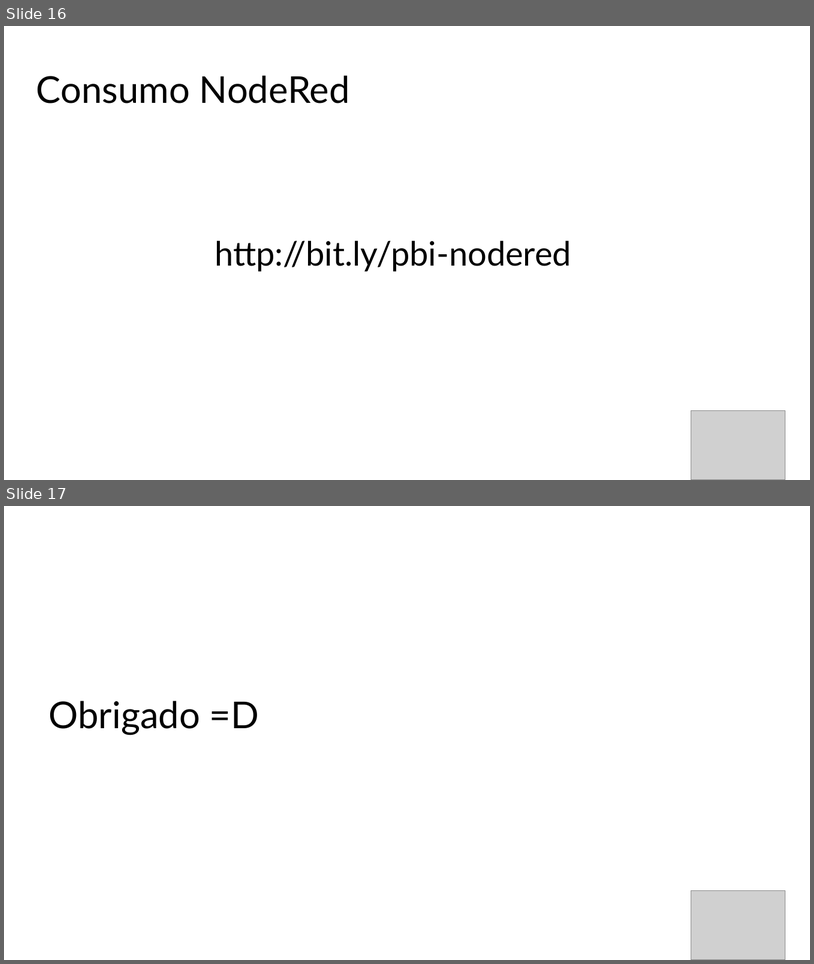
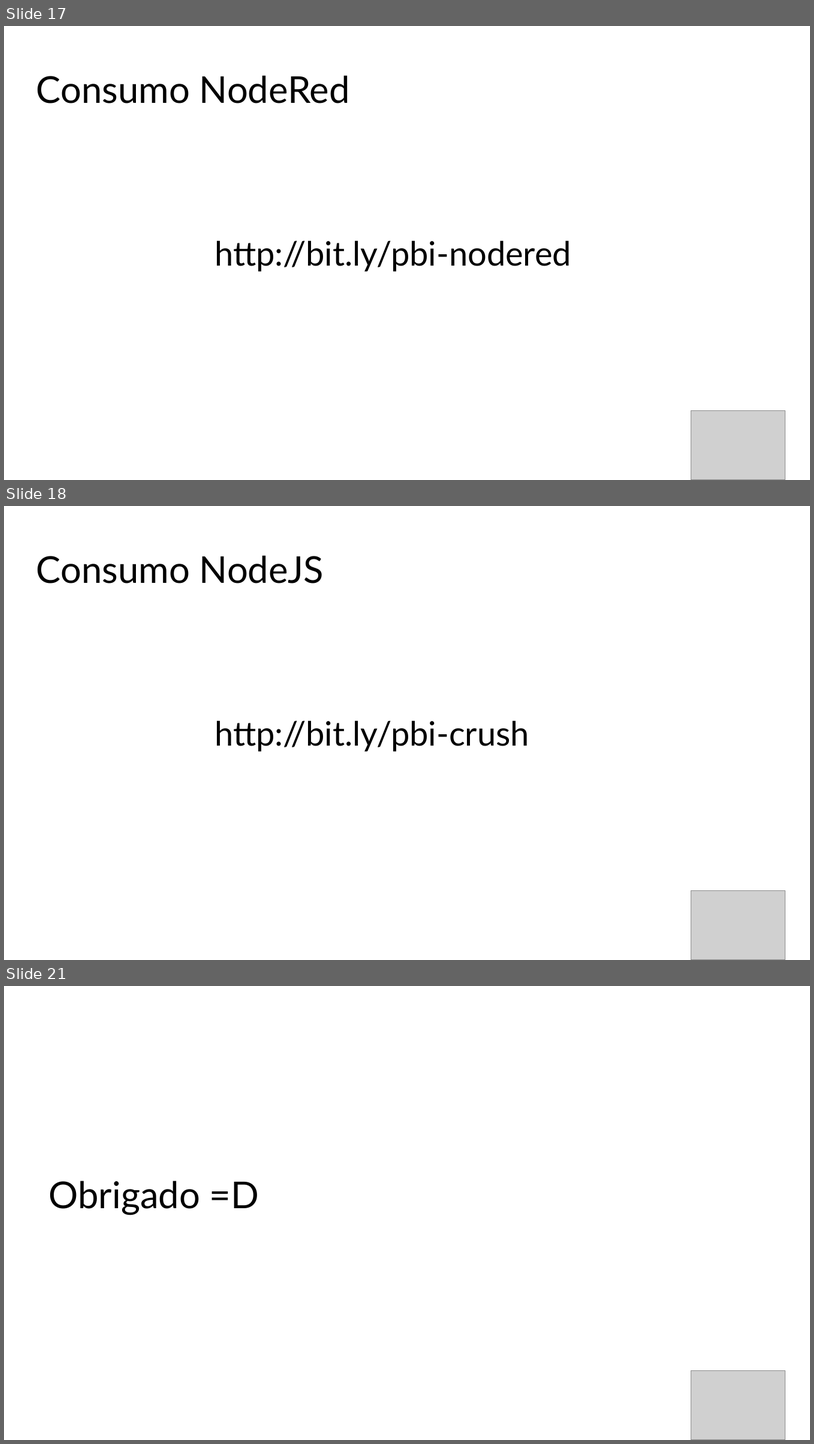
Before and after one commit to orlandogomes/madrugada-pbi, a slide deck: Apresentação/MadrugadaNerdzao_Trilha PBI.pptx. Shown one above the other, each under a label of ours: slides 16 and 17 before the commit, slides 17, 18 and 21 after it; the slides between them are not shown. The pictures are 814x964 and 814x1444 pixels, drawn with LibreOffice and Linux fonts; fonts in the diff are those of the drawing; grey boxes stand for pictures. Boxes give left, top, right and bottom in pixels: in the first picture for what was removed or moved away, otherwise in the second. Text is boxed around its words. In the diff, an @@ line names an element or a change of style, - is before the commit and + after.

```diff
--- a/Apresentação/MadrugadaNerdzao_Trilha PBI.pptx
+++ b/Apresentação/MadrugadaNerdzao_Trilha PBI.pptx
@@ slide 18 added at <box>4,506,810,960</box>, background #FFFFFF @@
@@ title added at <box>36,555,324,583</box>, 44 pt, text #000000 @@
+Consumo NodeJS
@@ text added at <box>215,720,530,751</box>, 40 pt, text #000000 @@
+http://bit.ly/pbi-crush
@@ picture added at <box>691,891,785,960</box> @@
@@ what was slide 16 is now slide 17 @@
@@ what was slide 17 is now slide 21 @@
```
Also in this commit, not shown: 3 other slides added, 1 other file.
